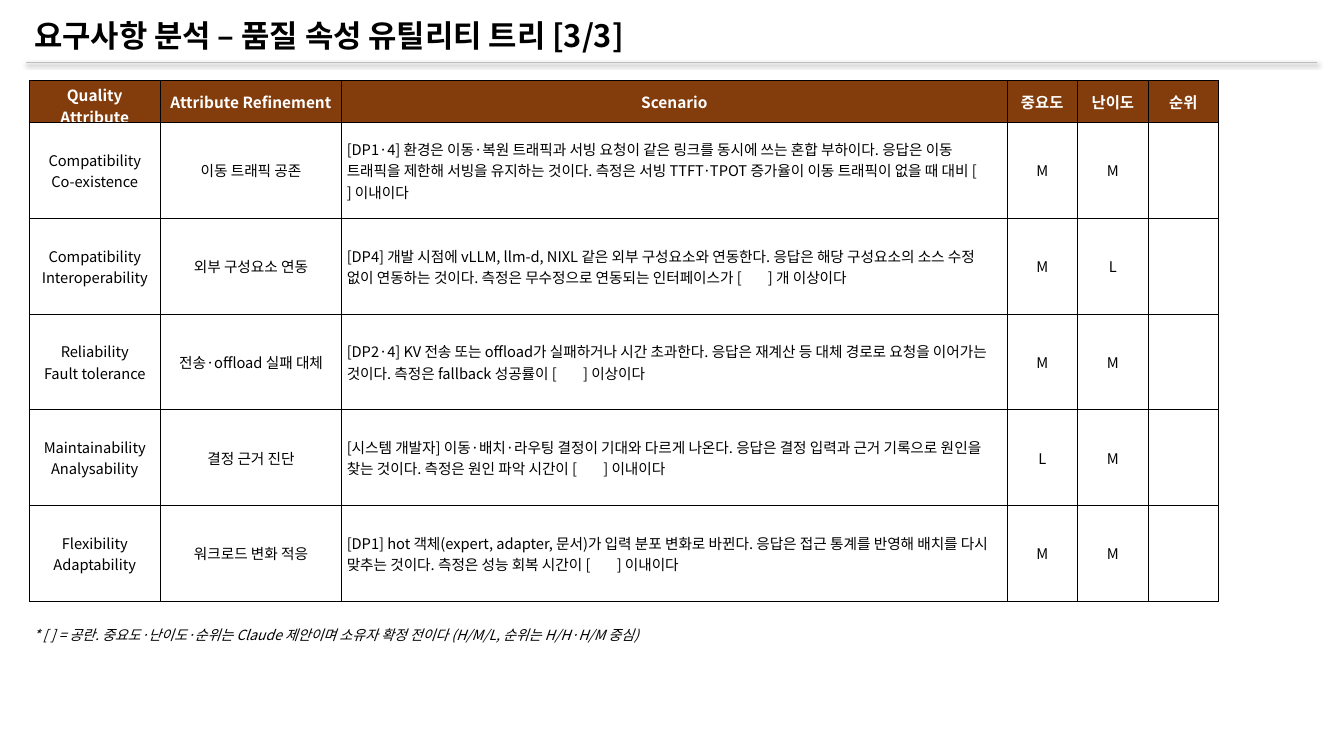
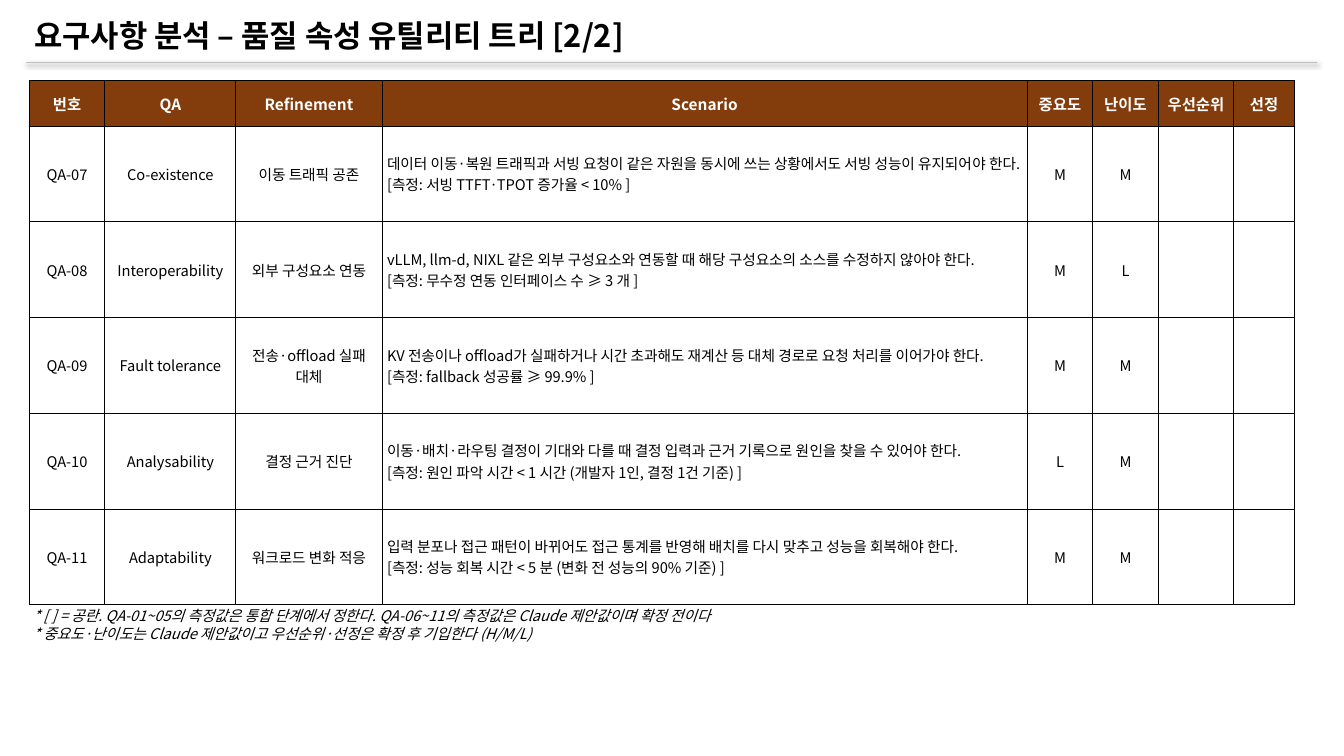
Before and after one commit to mkim0628/vllm, a slide deck: slide 16 of doc-mk/Requirements/requirements-overview.pptx (slide 17 before the commit). Drawn at 1344x756 pixels with LibreOffice and Linux fonts; fonts in the diff are those of the drawing. Boxes give left, top, right and bottom in pixels: in the first picture for what was removed or moved away, otherwise in the second. Text is boxed around its words. In the diff, an @@ line names an element or a change of style, - is before the commit and + after.

```diff
--- a/doc-mk/Requirements/requirements-overview.pptx
+++ b/doc-mk/Requirements/requirements-overview.pptx
@@ text at [34, 21, 623, 53]: text changed @@
-요구사항 분석 – 품질 속성 유틸리티 트리 [3/3]
+요구사항 분석 – 품질 속성 유틸리티 트리 [2/2]
@@ table at [29, 81, 1295, 605] @@
-column 1: Quality Attribute | Compatibility / Co-existence | Compatibility / Interoperability | Reliability / Fault tolerance | Maintainability / Analysability | Flexibility / Adaptability
-column 2: Attribute Refinement | 이동 트래픽 공존 | 외부 구성요소 연동 | 전송·offload 실패 대체 | 결정 근거 진단 | 워크로드 변화 적응
-column 3: Scenario | [DP1·4] 환경은 이동·복원 트래픽과 서빙 요청이 같은 링크를 동시에 쓰는 혼합 부하이다. 응답은 이동 트래픽을 제한해 서빙을 유지하는 것이다. 측정은 서빙 TTFT·TPOT 증가율이 이동 트래픽이 없을 때 대비 [ ] 이내이다 | [DP4] 개발 시점에 vLLM, llm-d, NIXL 같은 외부 구성요소와 연동한다. 응답은 해당 구성요소의 소스 수정 없이 연동하는 것이다. 측정은 무수정으로 연동되는 인터페이스가 [ ] 개 이상이다 | [DP2·4] KV 전송 또는 offload가 실패하거나 시간 초과한다. 응답은 재계산 등 대체 경로로 요청을 이어가는 것이다. 측정은 fallback 성공률이 [ ] 이상이다 | [시스템 개발자] 이동·배치·라우팅 결정이 기대와 다르게 나온다. 응답은 결정 입력과 근거 기록으로 원인을 찾는 것이다. 측정은 원인 파악 시간이 [ ] 이내이다 | [DP1] hot 객체(expert, adapter, 문서)가 입력 분포 변화로 바뀐다. 응답은 접근 통계를 반영해 배치를 다시 맞추는 것이다. 측정은 성능 회복 시간이 [ ] 이내이다
+column 1: 번호 | QA-07 | QA-08 | QA-09 | QA-10 | QA-11
+column 2: QA | Co-existence | Interoperability | Fault tolerance | Analysability | Adaptability
+column 3: Refinement | 이동 트래픽 공존 | 외부 구성요소 연동 | 전송·offload 실패 대체 | 결정 근거 진단 | 워크로드 변화 적응
+column 4: Scenario | 데이터 이동·복원 트래픽과 서빙 요청이 같은 자원을 동시에 쓰는 상황에서도 서빙 성능이 유지되어야 한다. / [측정: 서빙 TTFT·TPOT 증가율 < 10% ] | vLLM, llm-d, NIXL 같은 외부 구성요소와 연동할 때 해당 구성요소의 소스를 수정하지 않아야 한다. / [측정: 무수정 연동 인터페이스 수 ≥ 3 개 ] | KV 전송이나 offload가 실패하거나 시간 초과해도 재계산 등 대체 경로로 요청 처리를 이어가야 한다. / [측정: fallback 성공률 ≥ 99.9% ] | 이동·배치·라우팅 결정이 기대와 다를 때 결정 입력과 근거 기록으로 원인을 찾을 수 있어야 한다. / [측정: 원인 파악 시간 < 1 시간 (개발자 1인, 결정 1건 기준) ] | 입력 분포나 접근 패턴이 바뀌어도 접근 통계를 반영해 배치를 다시 맞추고 성능을 회복해야 한다. / [측정: 성능 회복 시간 < 5 분 (변화 전 성능의 90% 기준) ]
-column 6: 순위 |  |  |  |  | 
+column 7: 우선순위 |  |  |  |  | 
+column 8: 선정 |  |  |  |  | 
@@ table: place and size @@
-table at [29, 81, 1219, 598]
+table at [29, 81, 1295, 605]
@@ text at [43, 608, 710, 642]: text changed; size 10 to 10.5 pt @@
-* [ ] = 공란. 중요도·난이도·순위는 Claude 제안이며 소유자 확정 전이다 (H/M/L, 순위는 H/H·H/M 중심)
+* [ ] = 공란. QA-01~05의 측정값은 통합 단계에서 정한다. QA-06~11의 측정값은 Claude 제안값이며 확정 전이다
+* 중요도·난이도는 Claude 제안값이고 우선순위·선정은 확정 후 기입한다 (H/M/L)
```
Also in this commit, not shown: 7 other slides changed, 1 slide removed, 2 other files.
